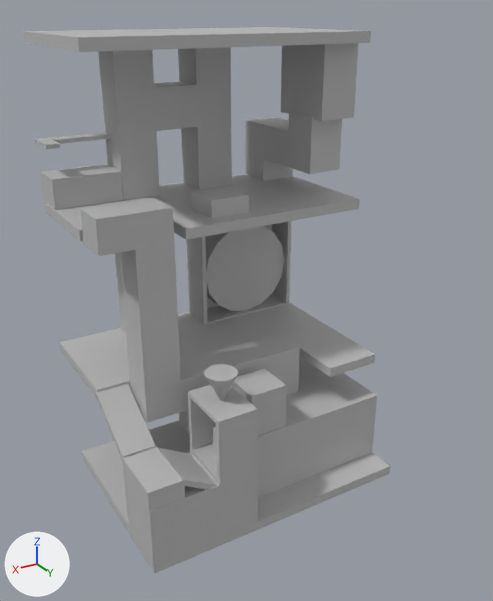
The FBX model Gremlins/Assets/Meshes/HairDryer.fbx as it was, and as the next commit left it.
Before and after are seen from a camera (50 mm lens) standing at (7.78, 13.18, 11.64) and looking at (-0.2, -0.13, 4.99). Every picture has the same lights, and +X, +Y and +Z are marked at lower left. Where no turn or scale is listed for an object, it has been applied to the vertices.

Objects in the first picture: 'Can', 'CanTube', 'Ceiling', 'ControlRoom', 'Fan', 'Floor0', 'Floor1', 'Floor2', 'Floor3', 'GlassTube', 'HamsterWheelModel', 'Tube0'.
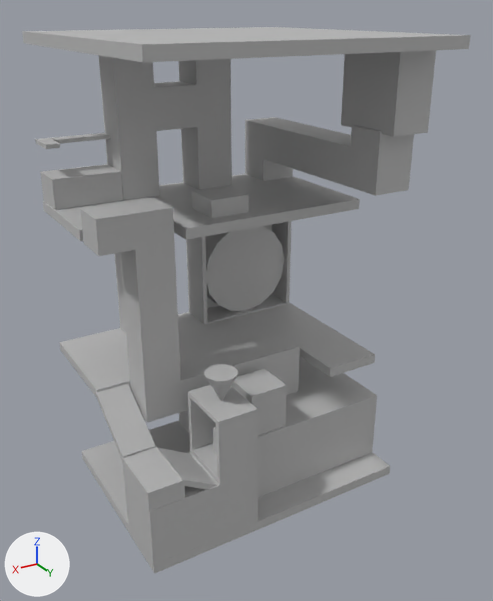
The newer file is also turned or shifted as a whole; pictures and numbers use the older file's frame.

The change in detail:
me_mesh_005 has 8 vertices, 6 faces and spans x -0.5..0.5, y -0.9..0.9, z -0.9..0.9.
me_mesh_005 is used by ob_fan; location (-3.02, -1.35, 10.0).
me_mesh_005 part 4: the whole mesh is moved by (0.0, 2.55, 0.0).
me_mesh_017 has 8 vertices, 6 faces and spans x -3.5..3.5, y -2.0..2.0, z -0.13..0.13.
me_mesh_017 is used by ob_ceiling; location (0.0, -2.0, 11.0).
me_mesh_017 part 5: the whole mesh is scaled about its middle by (1, 1.75, 1), then moved by (0.0, 1.5, 0.0).
me_mesh_006 has 24 vertices, 22 faces and spans x -0.5..0.5, y -0.5..2.71, z -1.58..1.56.
me_mesh_006 is used by ob_tube0; location (-2.96, -3.47, 7.59).
me_mesh_006 part 1: all 3 vertices in x 0.5, y 2.71, z 0.15..1.56 are moved by (0.0, 2.51, 0.0).
me_mesh_006 part 2: all 6 vertices in x -0.5..0.5, y 1.7, z 0.15..1.56 are moved by (0.0, 2.54, 0.0).
me_mesh_006 part 3: all 3 vertices in x -0.5, y 2.64, z 0.15..1.56 are moved by (0.0, 2.58, 0.0).

Changed parts and their boxes (x1, y1, x2, y2) in the pictures (493 x 601 px; the box of a moved part takes in the faces that stretch with it):
'Fan', mesh moved
    before: (281, 43, 358, 121)
    after: (341, 50, 436, 137)
'Ceiling', mesh rescaled (29% wider, 38% taller)
    before: (22, 27, 371, 52)
    after: (22, 27, 471, 62)
'Tube0', reshaped
    before: (245, 112, 342, 181)
    after: (245, 117, 414, 196)
part 1 of me_mesh_006, moved or reshaped
    before: (288, 112, 312, 174)
    after: (348, 126, 380, 196)
part 2 of me_mesh_006, moved or reshaped
    before: (263, 122, 289, 167)
    after: (263, 122, 351, 187)
part 3 of me_mesh_006, moved or reshaped
    before: (291, 112, 342, 174)
    after: (353, 125, 414, 196)
